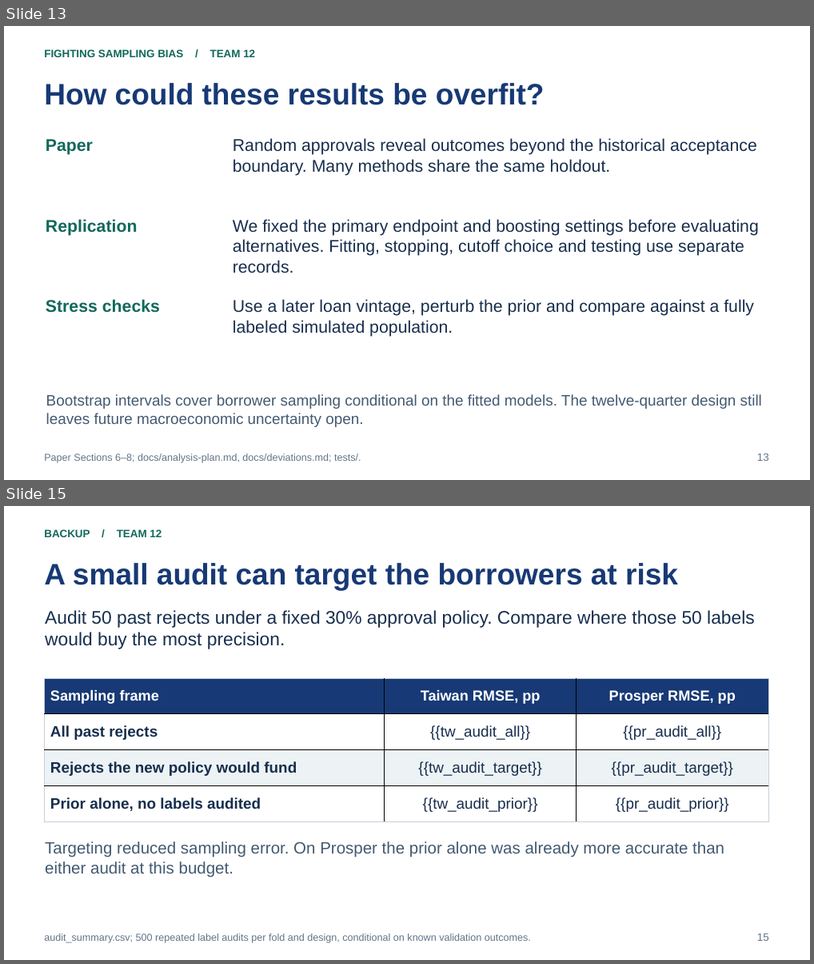
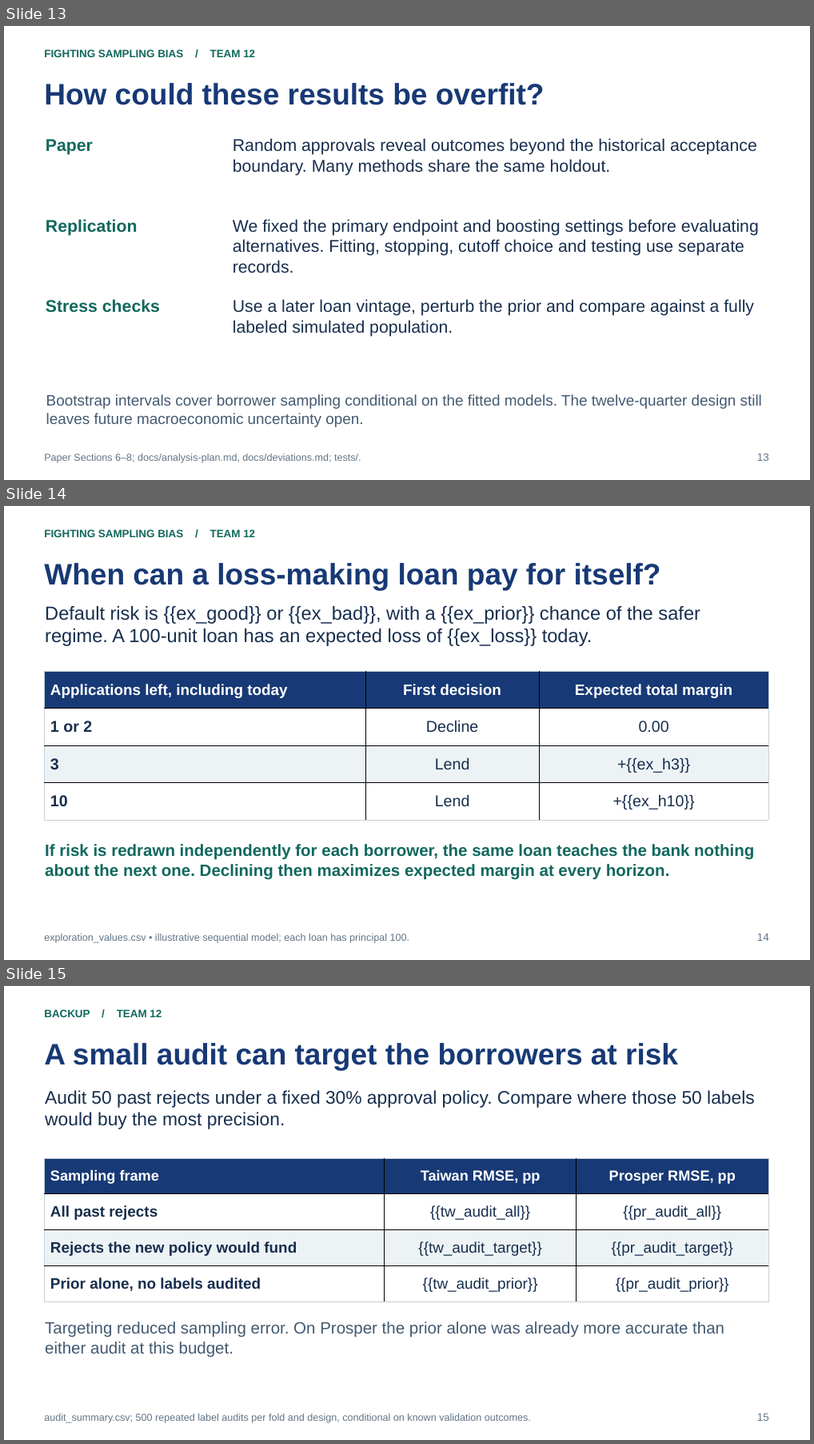
Before and after one commit to bigpurota/paper11, a slide deck: slides/template.pptx. Shown one above the other, each under a label of ours: slides 13 and 15 before the commit, slides 13, 14 and 15 after it; the slides between them are not shown. The pictures are 814x964 and 814x1444 pixels, drawn with LibreOffice and Linux fonts; fonts in the diff are those of the drawing. Boxes give left, top, right and bottom in pixels: in the first picture for what was removed or moved away, otherwise in the second. Text is boxed around its words. In the diff, an @@ line names an element or a change of style, - is before the commit and + after.

Commit message:
Derive the information needed for lending policies and price the value of a test loan

```diff
--- a/slides/template.pptx
+++ b/slides/template.pptx
@@ slide 14 added at box(4, 506, 810, 960), background #FFFFFF @@
@@ text added at box(44, 529, 255, 537), 12.8 pt, text #11685D, bold @@
+FIGHTING SAMPLING BIAS / TEAM 12
@@ text added at box(44, 563, 662, 590), 35.2 pt, text #173975, bold @@
+When can a loss-making loan pay for itself?
@@ text added at box(45, 606, 701, 646), 22.5 pt, text #172E4D @@
+Default risk is {{ex_good}} or {{ex_bad}}, with a {{ex_prior}} chance of the safer regime. A 100-unit loan has an expected loss of {{ex_loss}} today.
@@ table added at box(45, 671, 770, 820), 4 rows, 3 columns @@
+Applications left, including today | First decision | Expected total margin
+1 or 2 | Decline | 0.00
+3 | Lend | +{{ex_h3}}
+10 | Lend | +{{ex_h10}}
@@ text added at box(45, 844, 754, 880), 19.5 pt, text #11685D, bold @@
+If risk is redrawn independently for each borrower, the same loan teaches the bank nothing about the next one. Declining then maximizes expected margin at every horizon.
@@ text added at box(44, 933, 410, 943), 12 pt, text #627588 @@
+exploration_values.csv • illustrative sequential model; each loan has principal 100.
@@ text added at box(758, 933, 770, 940), 12.8 pt, text #627588 @@
+14
```
Also in this commit, not shown: 1 slide changed, 2 other slides added, 2 slides removed, 24 other files.
